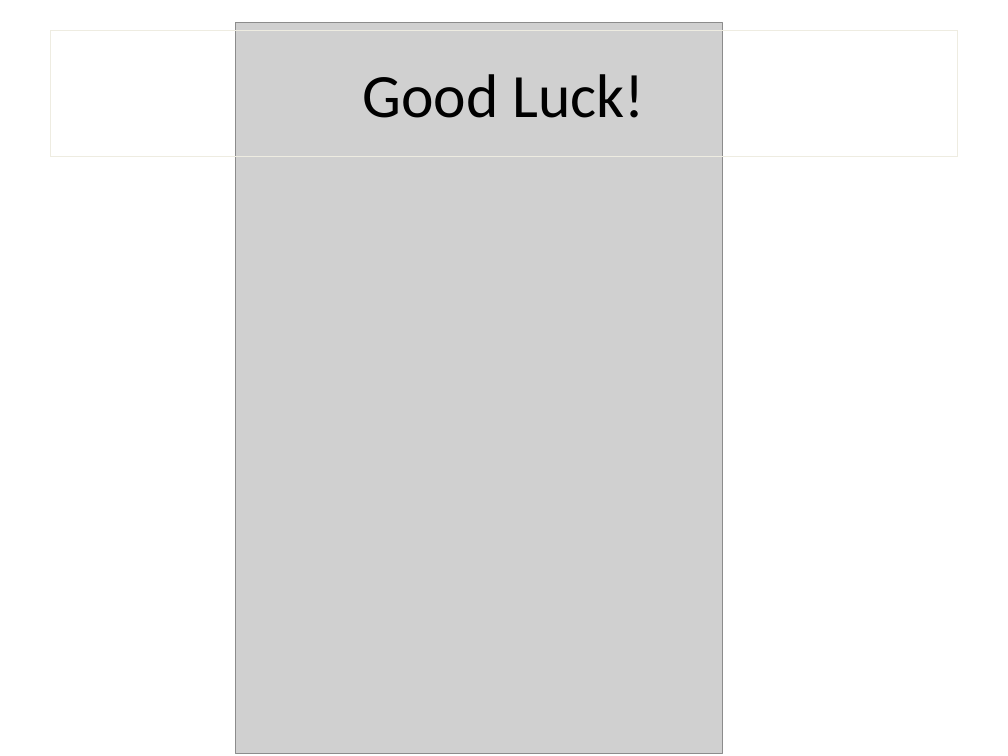
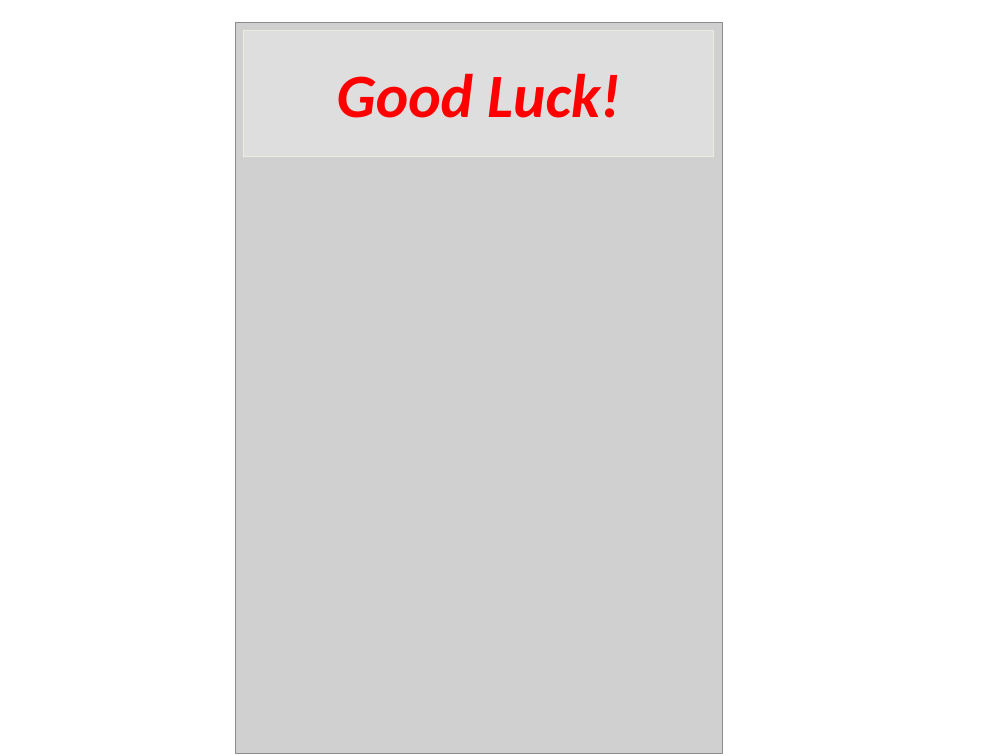
Before and after one commit to Unidata/thredds, a slide deck: slide 8 of docs/web/thredds/tech/tds4.3/tutorial/NcMLvsFeatureCollections.pptx. Drawn at 1008x756 pixels with LibreOffice and Linux fonts; fonts in the diff are those of the drawing; grey boxes stand for pictures. Boxes give left, top, right and bottom in pixels: in the first picture for what was removed or moved away, otherwise in the second. Text is boxed around its words. In the diff, an @@ line names an element or a change of style, - is before the commit and + after.

```diff
--- a/docs/web/thredds/tech/tds4.3/tutorial/NcMLvsFeatureCollections.pptx
+++ b/docs/web/thredds/tech/tds4.3/tutorial/NcMLvsFeatureCollections.pptx
@@ title "Good Luck!": place and size @@
-title "Good Luck!" at box(50, 30, 958, 156)
+title "Good Luck!" at box(244, 30, 715, 156)
@@ title "Good Luck!" at box(244, 30, 715, 156): text colour #000000 to #FF0000, bold on, italic on; fill none to #FFFFFF at 30% opacity @@
```
Also in this commit, not shown: 1 other slide changed.
